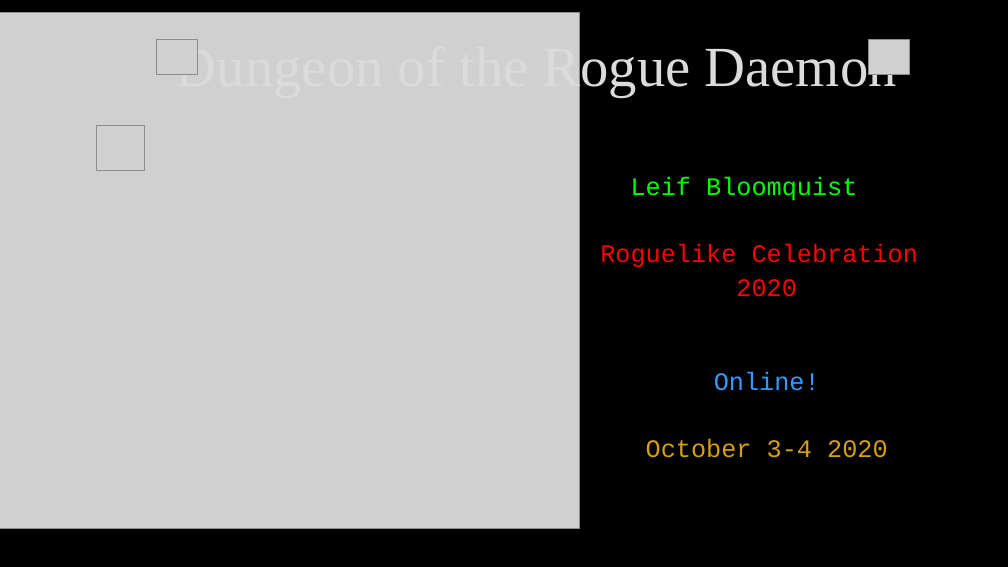
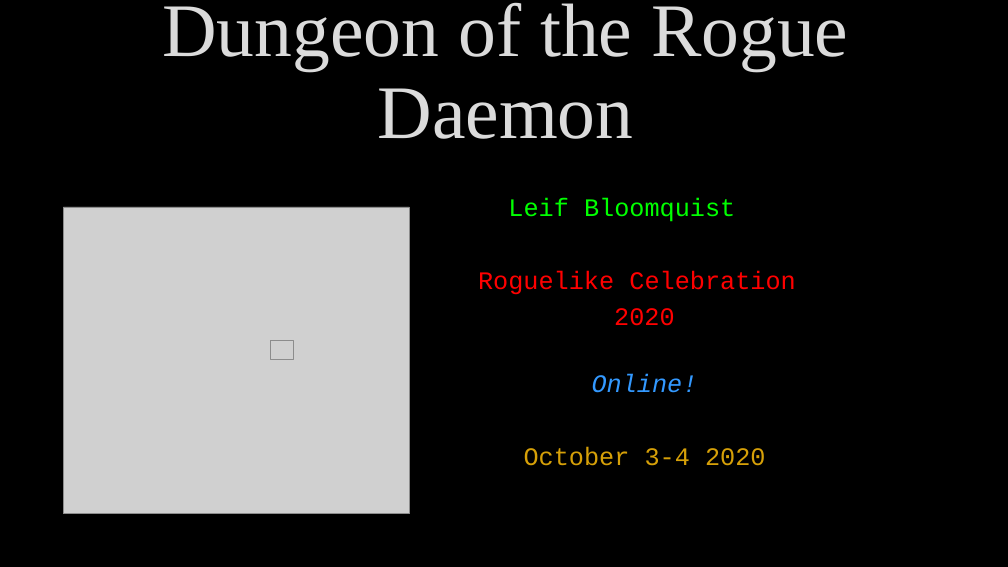
Before and after one commit to LeifBloomquist/MultiRogueLike, a slide deck: slide 1 of Docs/Presentations/Leif Roguelike Celebration 2020.pptx. Drawn at 1008x567 pixels with LibreOffice and Linux fonts; fonts in the diff are those of the drawing; grey boxes stand for pictures. Boxes give left, top, right and bottom in pixels: in the first picture for what was removed or moved away, otherwise in the second. Text is boxed around its words. In the diff, an @@ line names an element or a change of style, - is before the commit and + after.

```diff
--- a/Docs/Presentations/Leif Roguelike Celebration 2020.pptx
+++ b/Docs/Presentations/Leif Roguelike Celebration 2020.pptx
@@ text "Dungeon of the Rogue Daemon": place and size @@
-text "Dungeon of the Rogue Daemon" at (176,42,897,97)
+text "Dungeon of the Rogue Daemon" at (162,2,848,139)
@@ text "Dungeon of the Rogue Daemon" at (162,2,848,139): size 54 to 72 pt @@
@@ picture removed at (869,39,910,74) @@
@@ picture removed at (97,126,144,171) @@
@@ picture: place and size @@
-picture at (0,13,579,529)
+picture at (64,207,410,514)
@@ text "Leif Bloomquist": place and size @@
-text "Leif Bloomquist" at (600,177,918,458)
+text "Leif Bloomquist" at (478,197,795,466)
@@ text "Leif Bloomquist" at (478,197,795,466): italic on in "Online!"; line spacing 0.9 to 1 @@
@@ picture: place and size @@
-picture at (157,39,197,74)
+picture at (271,340,293,359)
```
Also in this commit, not shown: 6 other slides changed, 1 slide removed, 8 other files.
